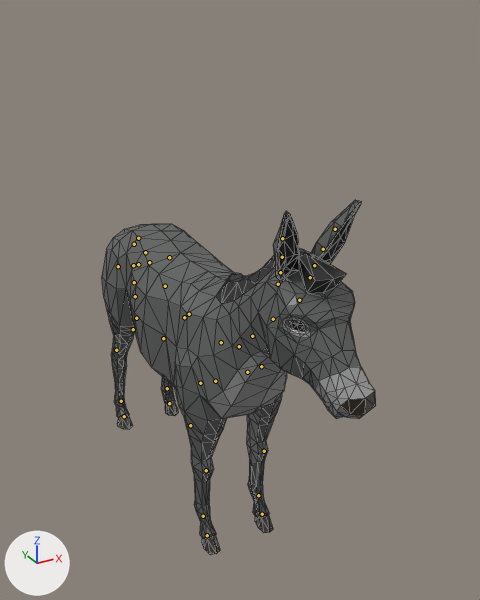
Renders of the glTF model demo/animals/Donkey.glb from each side of a commit.
Before and after are seen from a 50 mm lens placed at (-2.65, -6.02, 5.2), pointed at (0.42, -0.44, 2.41). Lighting does not change. The marker at lower left points along +X, +Y and +Z. The picture after the commit comes second. The bones that change, and the others that lie on the model, are drawn over the model as lines. Mesh edges are drawn as thin lines.

The first picture shows 'Donkey'.
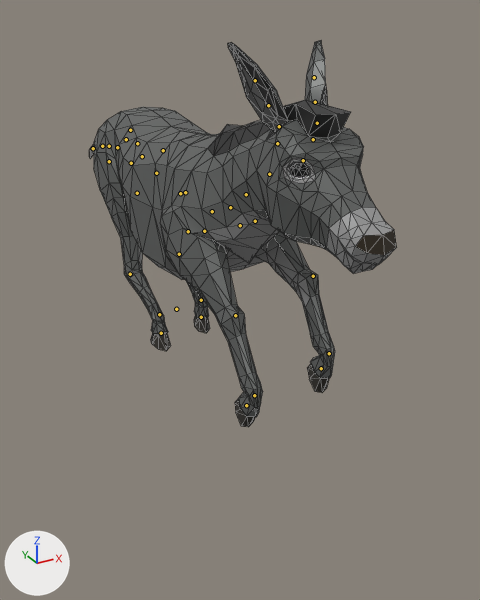
The newer file adds an action. The first version stands in its rest pose; the second is drawn at frame 17 of the action 'AnimalArmature|Gallop_Jump'.

The edits, one by one:
Bone 'Body' (bone_body) moves from (0.0, 0.0, 0.0) to (0.0, 0.01385, -0.00268).
Bone 'Body' (bone_body) turns from (0, 0, 0) to (-1, -1, 0) degrees about its own x, y and z.
Bone 'Back' (bone_back) moves from (0.0, 0.0, 0.0) to (4e-05, 0.00199, 0.00025).
Bone 'Neck1' (bone_neck1) turns from (0, 0, 0) to (-10, 0, 0) degrees about its own x, y and z.
Bone 'Neck3' (bone_neck3) turns from (0, 0, 0) to (-9, 0, 0) degrees about its own x, y and z.
Bone 'Head' (bone_head) turns from (0, 0, 0) to (27, 0, 0) degrees about its own x, y and z.
Bone 'Ear2.L' (bone_ear2_l) turns from (0, 0, 0) to (-2, 39, 43) degrees about its own x, y and z.
Bone 'Ear2.R' (bone_ear2_r) turns from (0, 0, 0) to (-1, -39, -43) degrees about its own x, y and z.
Bone 'FrontShoulder.L' (bone_frontshoulder_l) moves from (0.0, 0.0, 0.0) to (-0.00165, 0.00021, -0.00016).
Bone 'FrontUpperLeg.L' (bone_frontupperleg_l) turns from (0, 0, 0) to (-72, 0, -2) degrees about its own x, y and z.
Bone 'FrontLowerLeg.L' (bone_frontlowerleg_l) turns from (0, 0, 0) to (-42, 0, 0) degrees about its own x, y and z.
Bone 'FrontShoulder.R' (bone_frontshoulder_r) moves from (0.0, 0.0, 0.0) to (0.00165, 0.00021, -0.00017).
Bone 'FrontUpperLeg.R' (bone_frontupperleg_r) turns from (0, 0, 0) to (-56, -1, -2) degrees about its own x, y and z.
Bone 'FrontLowerLeg.R' (bone_frontlowerleg_r) turns from (0, 0, 0) to (-22, 0, 0) degrees about its own x, y and z.
Bone 'BackShoulder.L' (bone_backshoulder_l) turns from (0, 0, 0) to (0, -32, 5) degrees about its own x, y and z.
Bone 'BackLeg.L' (bone_backleg_l) turns from (0, 0, 0) to (-1, -1, 2) degrees about its own x, y and z.
Bone 'BackUpperLeg.L' (bone_backupperleg_l) turns from (0, 0, 0) to (9, 1, 2) degrees about its own x, y and z.
Bone 'BackLowerLeg.L' (bone_backlowerleg_l) turns from (0, 0, 0) to (38, 0, 0) degrees about its own x, y and z.
Bone 'BackShoulder.R' (bone_backshoulder_r) moves from (0.0, 0.0, 0.0) to (-0.00065, -5e-05, -1e-05).
Bone 'BackShoulder.R' (bone_backshoulder_r) turns from (0, 0, 0) to (3, 44, -3) degrees about its own x, y and z.
Bone 'BackLowerLeg.R' (bone_backlowerleg_r) turns from (0, 0, 0) to (30, 1, 0) degrees about its own x, y and z.
Bone 'Tail3' (bone_tail3) turns from (0, 0, 0) to (51, -4, 2) degrees about its own x, y and z.
Bone 'Tail4' (bone_tail4) turns from (0, 0, 0) to (31, 0, 4) degrees about its own x, y and z.
Bone 'Tail6' (bone_tail6) turns from (0, 0, 0) to (-7, 0, 0) degrees about its own x, y and z.
Bone 'Tail7' (bone_tail7) turns from (0, 0, 0) to (-36, 0, 1) degrees about its own x, y and z.
Bone 'IKBackLeg.L' (bone_ikbackleg_l) moves from (0.0, 0.0, 0.0) to (1e-05, -0.01248, -0.01779).
Bone 'IKBackLeg.L' (bone_ikbackleg_l) turns from (0, 0, 0) to (23, 0, 0) degrees about its own x, y and z.
Bone 'IKFrontLeg.L' (bone_ikfrontleg_l) moves from (0.0, 0.0, 0.0) to (0.0, -0.01711, -0.01862).
Bone 'IKFrontLeg.L' (bone_ikfrontleg_l) turns from (0, 0, 0) to (49, 0, 0) degrees about its own x, y and z.
Bone 'IKBackLeg.R' (bone_ikbackleg_r) moves from (0.0, 0.0, 0.0) to (1e-05, -0.01224, -0.02196).
Bone 'IKBackLeg.R' (bone_ikbackleg_r) turns from (0, 0, 0) to (19, 0, 0) degrees about its own x, y and z.
Bone 'IKFrontLeg.R' (bone_ikfrontleg_r) moves from (0.0, 0.0, 0.0) to (0.0, -0.01515, -0.01718).
Bone 'IKFrontLeg.R' (bone_ikfrontleg_r) turns from (0, 0, 0) to (60, 0, 0) degrees about its own x, y and z.

Where the change shows, as pixel boxes [x1, y1, x2, y2] in the pictures (480 x 600 px):
'Donkey', posed (12% wider, 9% taller): before [102, 200, 376, 555]; after [89, 40, 397, 427]
bone 'Body', root to tip: before (190, 425) to (190, 424); after (176, 309) to (176, 307)
bone 'Back', root to tip: before (145, 252) to (145, 253); after (137, 143) to (137, 143)
bone 'Neck1', root to tip: before (239, 346) to (239, 346); after (230, 207) to (230, 207)
bone 'Neck3', root to tip: before (273, 319) to (273, 318); after (269, 174) to (270, 174)
bone 'Head', root to tip: before (299, 300) to (300, 300); after (303, 160) to (303, 161)
bone 'Ear2.L', root to tip: before (314, 265) to (315, 265); after (317, 123) to (316, 122)
bone 'Ear2.R', root to tip: before (280, 272) to (280, 272); after (279, 126) to (278, 126)
bone 'FrontShoulder.L', root to tip: before (247, 372) to (248, 372); after (240, 225) to (240, 225)
bone 'FrontUpperLeg.L', root to tip: before (261, 366) to (261, 367); after (255, 221) to (255, 221)
bone 'FrontLowerLeg.L', root to tip: before (264, 451) to (264, 451); after (313, 276) to (313, 277)
bone 'FrontShoulder.R', root to tip: before (215, 381) to (215, 381); after (204, 231) to (203, 231)
bone 'FrontUpperLeg.R', root to tip: before (200, 383) to (200, 384); after (188, 231) to (188, 232)
bone 'FrontLowerLeg.R', root to tip: before (206, 470) to (206, 471); after (235, 315) to (235, 316)
bone 'BackShoulder.L', root to tip: before (149, 262) to (150, 262); after (142, 156) to (142, 156)
bone 'BackLeg.L', root to tip: before (169, 257) to (169, 258); after (163, 150) to (163, 150)
bone 'BackUpperLeg.L', root to tip: before (184, 317) to (184, 318); after (185, 192) to (185, 193)
bone 'BackLowerLeg.L', root to tip: before (163, 338) to (164, 339); after (179, 254) to (179, 254)
bone 'BackShoulder.R', root to tip: before (138, 264) to (138, 264); after (131, 163) to (130, 163)
bone 'BackLowerLeg.R', root to tip: before (116, 350) to (116, 350); after (130, 274) to (130, 274)
bone 'Tail3', root to tip: before (134, 244) to (134, 244); after (126, 139) to (126, 139)
bone 'Tail4', root to tip: before (133, 265) to (133, 266); after (117, 147) to (117, 147)
bone 'Tail6', root to tip: before (135, 296) to (135, 296); after (102, 146) to (102, 146)
bone 'Tail7', root to tip: before (136, 318) to (136, 318); after (93, 148) to (93, 149)
bone 'IKBackLeg.L', root to tip: before (167, 388) to (167, 390); after (201, 300) to (201, 301)
bone 'IKFrontLeg.L', root to tip: before (258, 495) to (258, 496); after (329, 353) to (328, 354)
bone 'IKBackLeg.R', root to tip: before (121, 401) to (121, 402); after (159, 314) to (159, 316)
bone 'IKFrontLeg.R', root to tip: before (203, 516) to (203, 517); after (254, 395) to (254, 396)
